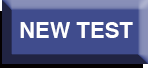
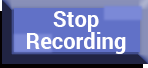
Revision of a layered 148px x 68px image; what changed, layer by layer:
renamed "Stop Recording 高亮" to "Stop Recording Hover", showed the group it (5 layers) over [12, 4, 144, 54]
painted on "PLAYBACK RESPONSE" (1st of 12, in "Stop Recording Hover") over [23, 11, 130, 54]
moved "矩形 1" (13th of 15, in "SKIP") into group "SKIP" over [12, 4, 144, 54]
removed group "NEW TEST" (2nd of 3) (2 layers) over [12, 4, 144, 54]
removed layer "NEW TEST" (3rd of 3, in "NEW TEST") from group "NEW TEST" over [20, 22, 133, 38]
